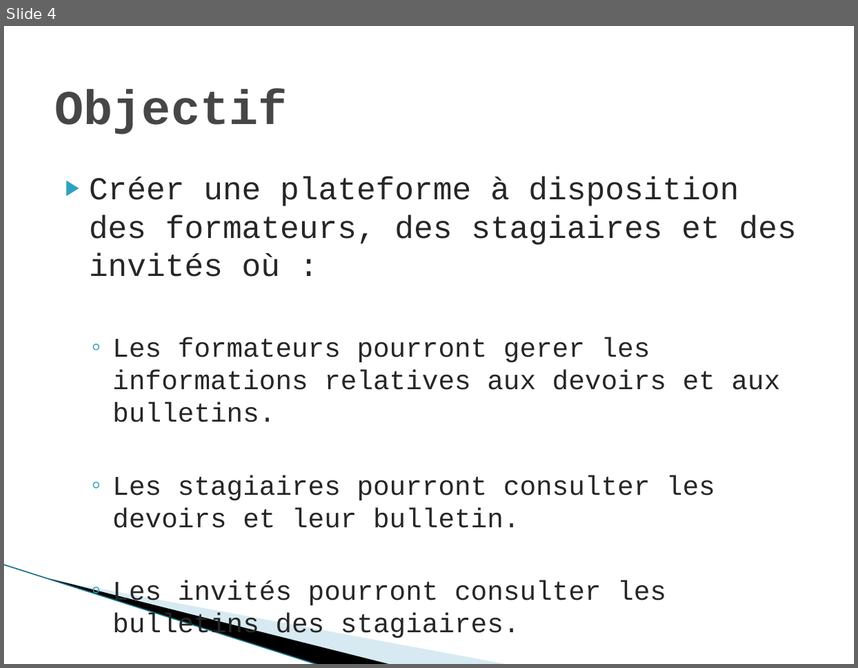
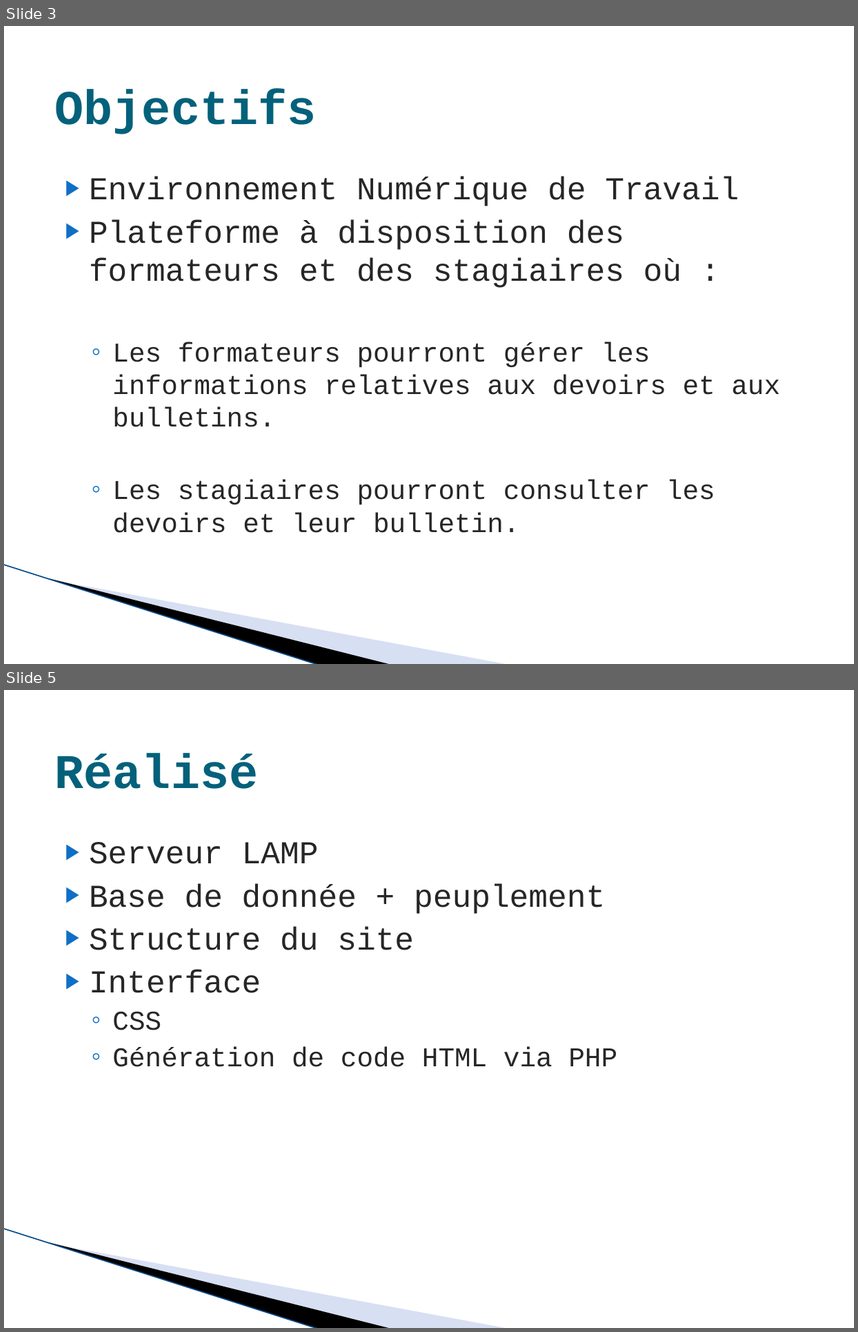
Before and after one commit to imie-source/ENT-IMIE, a slide deck: doc/Projet ENT.pptx. Shown one above the other, each under a label of ours: slide 4 before the commit, slides 3 and 5 after it; the slides between them are not shown. The pictures are 858x668 and 858x1332 pixels, drawn with LibreOffice and Linux fonts; fonts in the diff are those of the drawing; background and template pictures are left out. Boxes give left, top, right and bottom in pixels: in the first picture for what was removed or moved away, otherwise in the second. Text is boxed around its words. In the diff, an @@ line names an element or a change of style, - is before the commit and + after.

```diff
--- a/doc/Projet ENT.pptx
+++ b/doc/Projet ENT.pptx
@@ slide 5 added at (x1=4, y1=690, x2=854, y2=1328), background #FFFFFF; not listed: 3 template elements that a slide beside it also shows @@
@@ title added at (x1=55, y1=753, x2=259, y2=789), 41 pt, text #04617B, bold @@
+Réalisé
@@ text added at (x1=89, y1=842, x2=617, y2=1067), 27 pt, text #262626 @@
+▶ Serveur LAMP
+▶ Base de donnée + peuplement
+▶ Structure du site
+▶ Interface
+  ◦ CSS
+  ◦ Génération de code HTML via PHP
@@ what was slide 4 is now slide 3 @@
@@ slide 3 changed as well @@
@@ title at (x1=55, y1=89, x2=317, y2=134): text changed; text colour #464646 to #04617B @@
-Objectif
+Objectifs
@@ text at (x1=89, y1=176, x2=780, y2=427): text changed; size 23 to 27 pt @@
-▶ Créer une plateforme à disposition des formateurs, des stagiaires et des invités où :
-  ◦ Les formateurs pourront gerer les informations relatives aux devoirs et aux bulletins.
+▶ Environnement Numérique de Travail
+▶ Plateforme à disposition des formateurs et des stagiaires où :
+  ◦ Les formateurs pourront gérer les informations relatives aux devoirs et aux bulletins.
@@ text at (x1=112, y1=479, x2=715, y2=532): bullet colour #2DA2BF to #0F6FC6 @@
@@ line (4, 564) - (319, 664): stroke #97C5D8 0.95 pt to #94ABDC 0.95 pt @@
@@ freeform shape at (x1=51, y1=579, x2=510, y2=664): fill #A0CBDC at 40% opacity to #9DB2E1 at 40% opacity @@
@@ text at (x1=112, y1=580, x2=666, y2=640): paragraph removed @@
-  ◦ Les invités pourront consulter les bulletins des stagiaires.
```
Also in this commit, not shown: 3 other slides changed, 2 other slides added, 3 slides removed.
